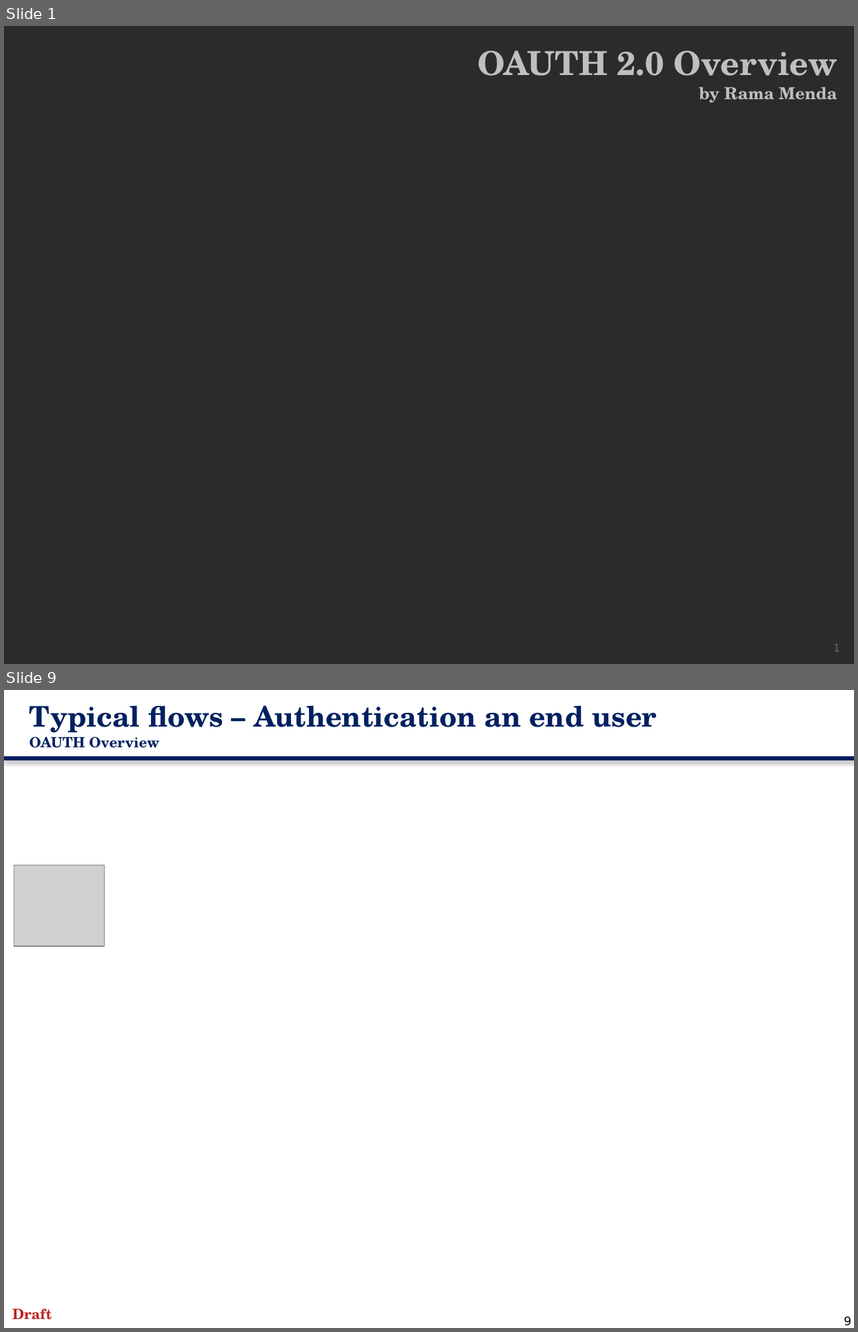
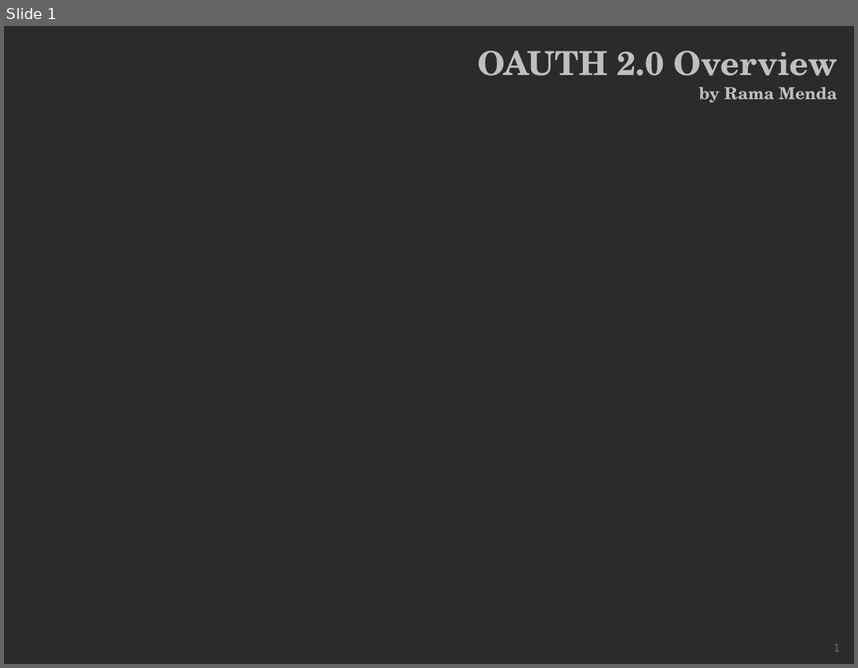
Before and after one commit to ramamenda/Security, a slide deck: OAUTH 2 Overview.pptx. Shown one above the other, each under a label of ours: slides 1 and 9 before the commit, slide 1 after it; the slides between them are not shown. The pictures are 858x1332 and 858x668 pixels, drawn with LibreOffice and Linux fonts; fonts in the diff are those of the drawing; grey boxes stand for pictures; background and template pictures are left out; a plain dark background stands for a picture behind light text. Boxes give left, top, right and bottom in pixels: in the first picture for what was removed or moved away, otherwise in the second. Text is boxed around its words. In the diff, an @@ line names an element or a change of style, - is before the commit and + after.

```diff
--- a/OAUTH 2 Overview.pptx
+++ b/OAUTH 2 Overview.pptx
@@ slide 9 removed at (4,690,854,1328), background #FFFFFF @@
@@ title removed at (30,705,657,748) @@
-Typical flows – Authentication an end user
-OAUTH Overview
@@ line removed from (4, 758) to (854, 758) @@
@@ picture removed at (14,865,104,947) @@
@@ text removed at (12,1308,52,1319) @@
-Draft
@@ page number removed at (844,1316,851,1325) @@
-9
```
Also in this commit, not shown: 11 slides changed, 1 other slide removed.
